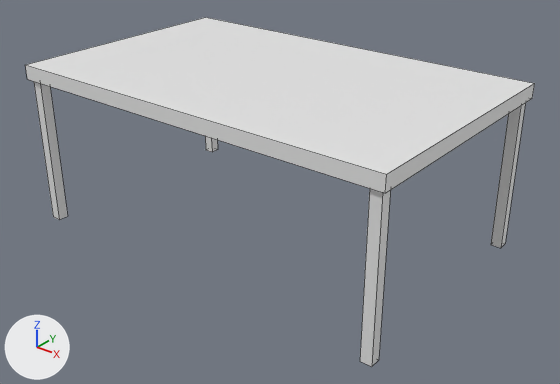
The Blender file assets/3d/table.blend, before and after one commit.
One viewpoint serves both versions: a camera (50 mm lens) standing at (3.53, -4.3, 2.43) and looking at (0.13, -0.05, -0.2). The lights are fixed; the arrows at lower left show +X, +Y and +Z. Mesh edges are drawn as thin lines.
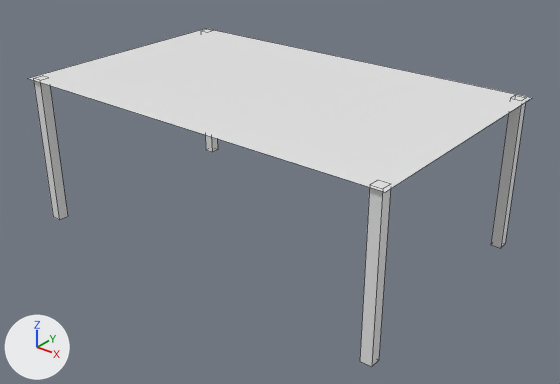
What the commit changed:
me_cube_001 is used by ob_cube_001; location (0.0, 0.0, 0.654).
Verts and faces of me_cube_001; kept vertices keep their numbers, new ones are numbered from 8.
Before the commit, vertices of me_cube_001: 0 (-1.61, -1.0, -0.06) at pixel (27, 79), 1 (-1.61, -1.0, 0.06) at pixel (25, 64), 2 (-1.61, 1.0, -0.06), 3 (-1.61, 1.0, 0.06) at pixel (205, 17), 4 (1.61, -1.0, -0.06) at pixel (385, 193).
Before the commit, vertices of me_cube_001: 5 (1.61, -1.0, 0.06) at pixel (386, 174), 6 (1.61, 1.0, -0.06) at pixel (532, 98), 7 (1.61, 1.0, 0.06) at pixel (534, 83).
me_cube_001 had 8 vertices, 6 faces and spanned x -1.61..1.61, y -1.0..1.0, z -0.06..0.06.
me_cube_001 now has 4 vertices, 1 face and spans x -1.61..1.61, y -1.0..1.0, z -0.05.
Part 1, on me_cube_001:
Vertices deleted: 0 to 7 (with the faces that use them).
New vertex 8 is at (-1.61, -1.0, -0.05), pixel (27, 78).
New vertex 9 is at (-1.61, 1.0, -0.05), pixel (206, 28).
New vertex 10 is at (1.61, -1.0, -0.05), pixel (385, 192).
New vertex 11 is at (1.61, 1.0, -0.05), pixel (532, 97).
New faces: (8, 10, 11, 9).
me_cube_001 part 2: the surface is now shaded smooth.

What differs and where, as boxes (x1, y1, x2, y2) in the pictures (560 x 384 px):
'Cube.001', reshaped (7% shorter): before (25, 17, 535, 193); after (28, 29, 532, 192)
'Cube', reshaped: before (34, 82, 525, 367); after (34, 81, 526, 367)
part 1 of me_cube_001, cut back: before (25, 17, 535, 193); after (28, 29, 532, 192)
